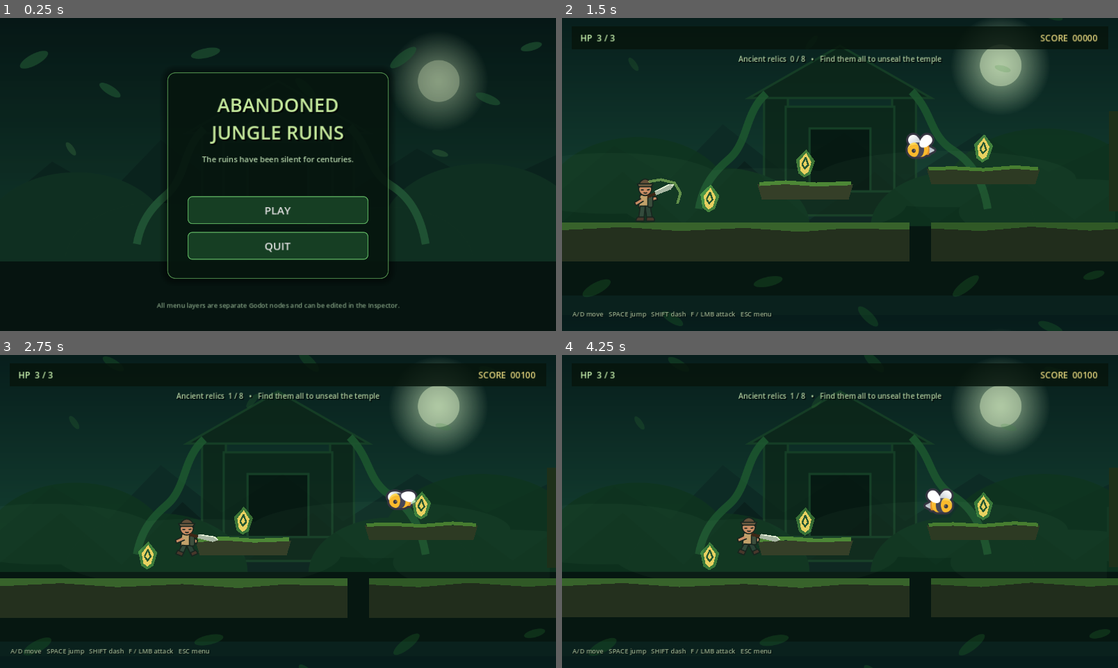
Above: before the commit, frames 1-4 (two rows, left to right).
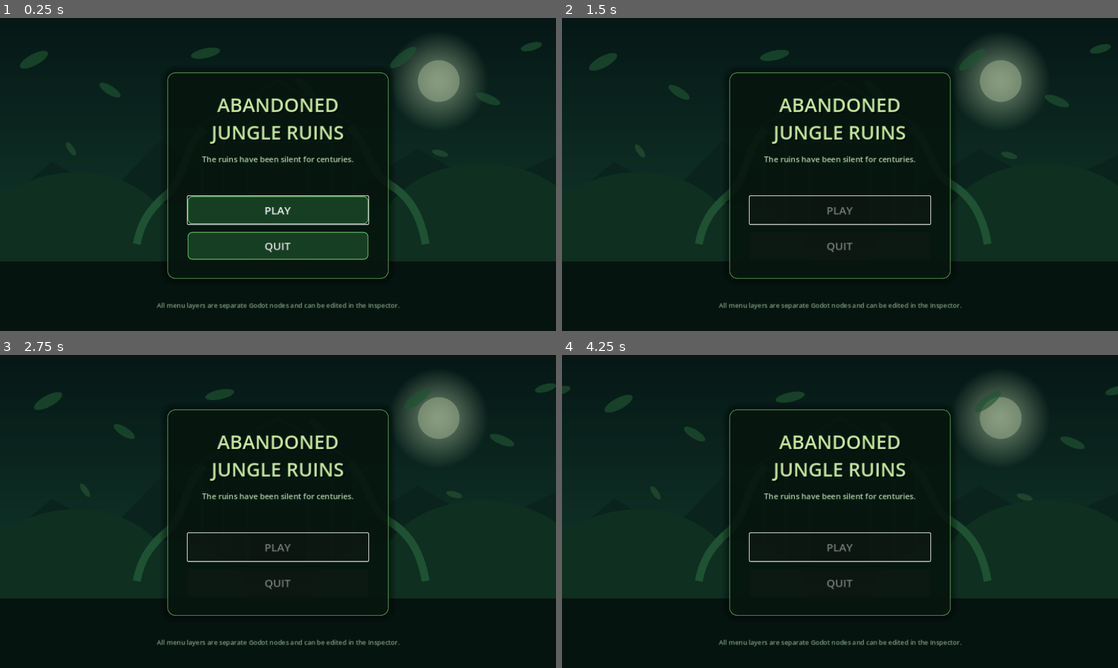
Above: after the commit, the same moments.

Repository: PlanBan/PlanBan
Game: Godot game, scene res://scenes/menu/MainMenu.tscn
Same seed, same stepped clock (60 frames per second), same inputs: the game is played once before the commit and once after it.
Inputs:
- Up to frame 1 (0.25 s): no input
- Up to frame 2 (1.5 s): click "PLAY" at 0.5 s; hold D (move_right) from 1.28 s (still down); tap F (attack) at 1.35 s
- Up to frame 3 (2.75 s): keep holding D (move_right); tap Space (jump) at 1.52, 2.27 s; tap Shift (dash) at 2.1 s
- Up to frame 4 (4.25 s): release D (move_right) at 2.78 s; hold A (move_left) 2.78-3.53 s; tap F (attack) at 2.85 s; hold D (move_right) from 3.53 s (still down); tap Shift (dash) at 3.6 s; tap Space (jump) at 3.77 s

The runs differ from the first frame. In frame 1, 0.2% of the frame differs, in the area x 33-67%, y 56-67%; in frame 2, 21%; in frame 3, 25%, in the area x 0-100%, y 0-100%; in frame 4, 24%.
Error before the commit: Attempt to call function 'play' in base 'null instance' on a null instance. (res://scripts/relic.gd:19)
Error after the commit: Cannot call method 'play' on a null value. (res://scripts/main_menu.gd:20)

Commit message:
V2: harden main menu actions

Diff:
--- a/AbandonedJungleGame/game/scripts/main_menu.gd
+++ b/AbandonedJungleGame/game/scripts/main_menu.gd
@@ -2,8 +2,31 @@
 
 @export_file("*.tscn") var game_scene: String = "res://scenes/levels/JungleLevel.tscn"
 
+@onready var click_sfx: AudioStreamPlayer = $Audio/Click
+@onready var play_button: Button = $MenuPanel/Margin/VBox/Play
+@onready var quit_button: Button = $MenuPanel/Margin/VBox/Quit
+
+var busy: bool = false
+
+func _ready() -> void:
+	play_button.grab_focus()
+
 func _on_play_pressed() -> void:
+	if busy:
+		return
+	busy = true
+	play_button.disabled = true
+	quit_button.disabled = true
+	click_sfx.play()
+	await get_tree().create_timer(0.08).timeout
 	get_tree().change_scene_to_file(game_scene)
 
 func _on_quit_pressed() -> void:
+	if busy:
+		return
+	busy = true
+	play_button.disabled = true
+	quit_button.disabled = true
+	click_sfx.play()
+	await get_tree().create_timer(0.08).timeout
 	get_tree().quit()
